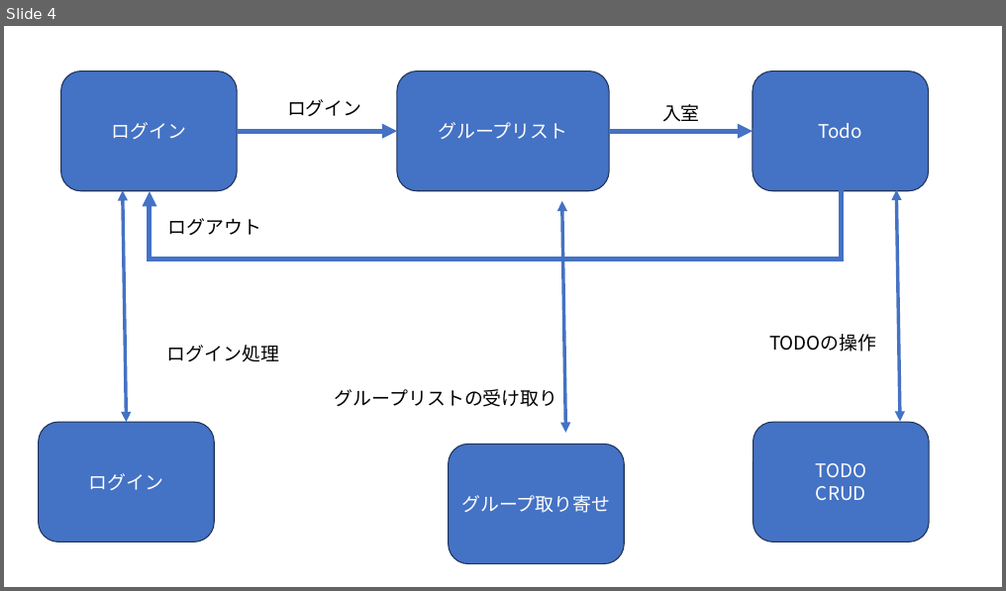
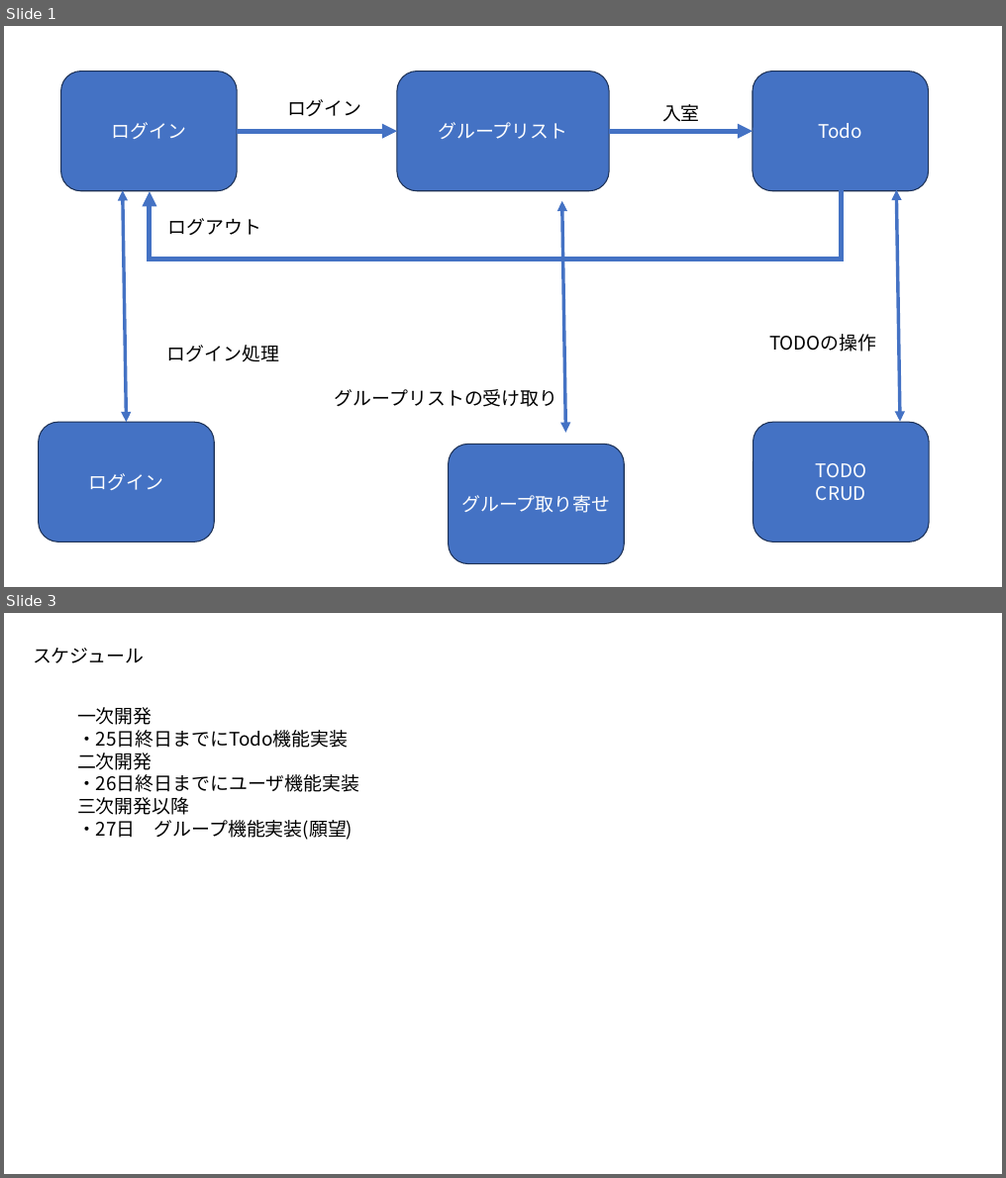
Before and after one commit to webfrontier-intern-20231002-20231031/todo-team-a, a slide deck: doc/Todo.pptx. Shown one above the other, each under a label of ours: slide 4 before the commit, slides 1 and 3 after it; the slides between them are not shown. The pictures are 1006x591 and 1006x1178 pixels, drawn with LibreOffice and Linux fonts; fonts in the diff are those of the drawing. Boxes give left, top, right and bottom in pixels: in the first picture for what was removed or moved away, otherwise in the second. Text is boxed around its words. In the diff, an @@ line names an element or a change of style, - is before the commit and + after.

```diff
--- a/doc/Todo.pptx
+++ b/doc/Todo.pptx
@@ slide 3 added at (4, 613, 1002, 1174), background #FFFFFF @@
@@ text added at (33, 648, 144, 663), 18 pt, text #000000 @@
+スケジュール
@@ text added at (77, 707, 359, 840), 18 pt, text #000000 @@
+一次開発
+・25日終日までにTodo機能実装
+二次開発
+・26日終日までにユーザ機能実装
+三次開発以降
+・27日 グループ機能実装(願望)
@@ what was slide 4 is now slide 1 @@
```
Also in this commit, not shown: 1 slide changed, 6 other slides added, 4 slides removed, 9 other files.
